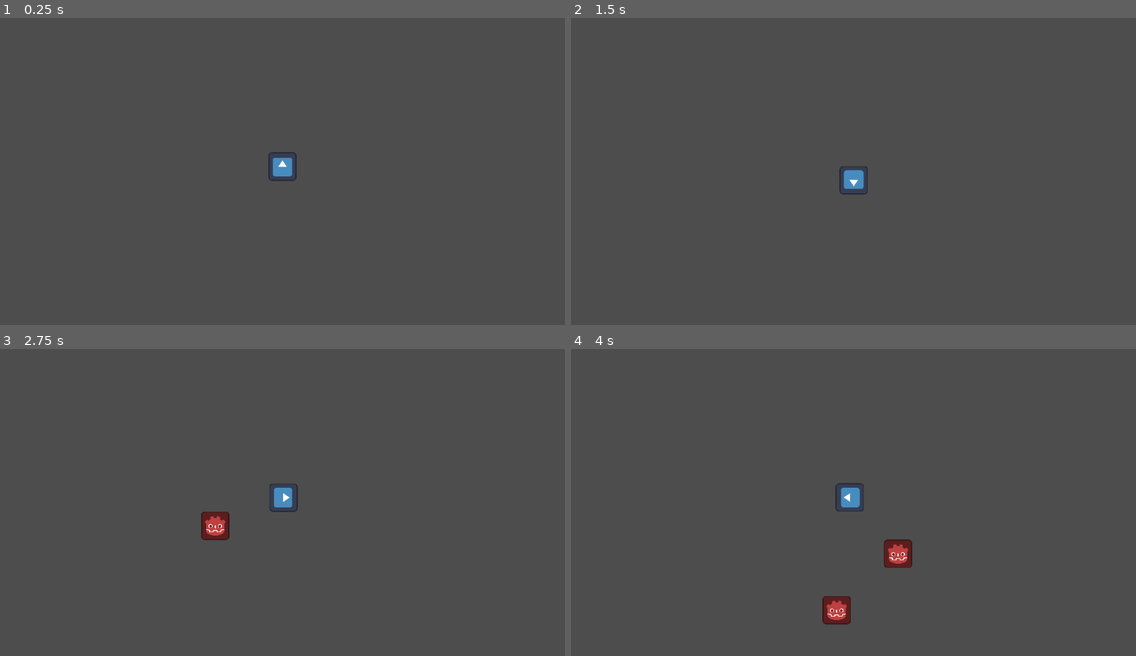
Above: before the commit, frames 1-4 (two rows, left to right).
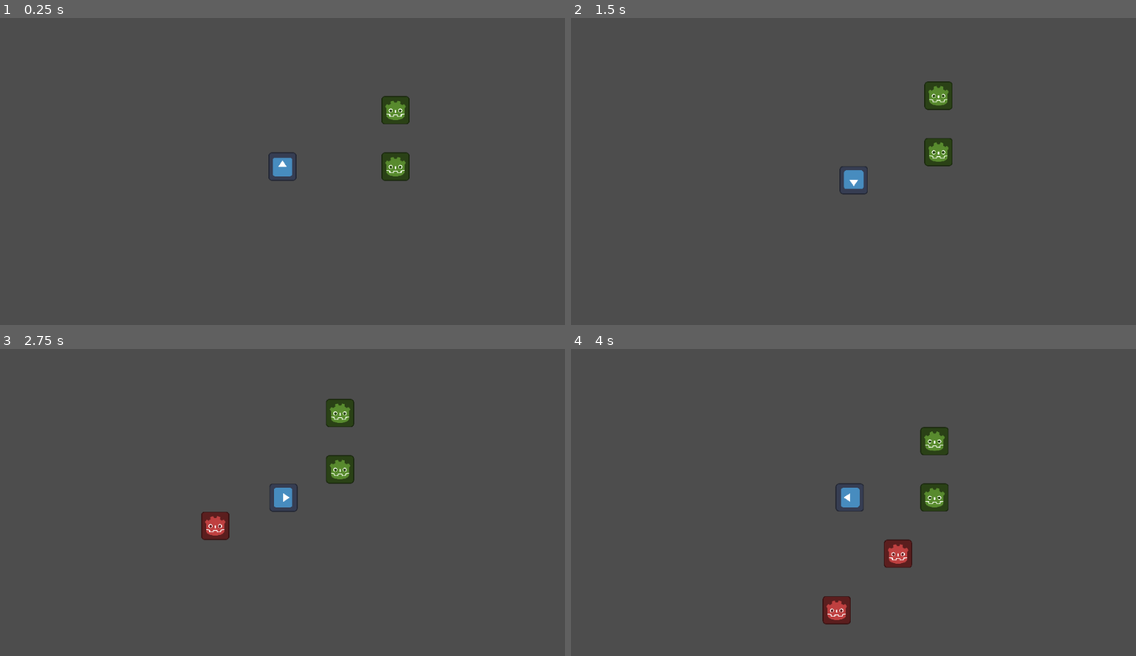
Above: after the commit, the same moments.

Repository: colejparker/brackeysgamejam2026_1
Game: Godot game, scene res://src/game.tscn
The game is run twice, just before and just after one commit, with the same random seed, the same clock (stepped at 60 frames per second) and the same inputs. The engine's default icon, where the game draws it, is replaced by a stand-in: a white triangle on a blue panel in a dark square.
Inputs:
- Up to frame 1 (0.25 s): no input
- Up to frame 2 (1.5 s): tap Enter at 0.5 s; hold Right (moveRight) 0.53-1.28 s; hold Down (moveDown) from 1.28 s (still down)
- Up to frame 3 (2.75 s): release Down (moveDown) at 2.03 s; hold Right (moveRight) from 2.03 s (still down)
- Up to frame 4 (4 s): release Right (moveRight) at 2.78 s; hold Up (moveUp) 2.78-3.53 s; hold Left (moveLeft) from 3.53 s (still down)

The runs differ from the first frame. In frame 1, 0.9% of the frame differs, in the area x 67-73%, y 25-53%; in frame 2, 0.9%; in frame 3, 0.9%, in the area x 57-63%, y 16-45%; in frame 4, 0.9%.

Commit message:
Add stationary obstacles and bird shadows

Diff:
--- a/brackeysgamejam-2026-1/src/bugger/bugger.tscn
+++ b/brackeysgamejam-2026-1/src/bugger/bugger.tscn
@@ -1,36 +1,58 @@
-[gd_scene load_steps=4 format=3 uid="uid://44mpsq4lktra"]
+[gd_scene format=3 uid="uid://44mpsq4lktra"]
 
 [ext_resource type="PackedScene" uid="uid://bkr6mptfitvp6" path="res://src/bugger/player/bugger_player.tscn" id="1_wb1gv"]
 [ext_resource type="PackedScene" uid="uid://bm4x8vn2jgal" path="res://src/bugger/obstacles/obstacle_spawner.tscn" id="2_spawner"]
 [ext_resource type="PackedScene" uid="uid://c8qy7xvh2jf8k" path="res://src/bugger/obstacles/enemy_bug.tscn" id="3_obstacle"]
+[ext_resource type="PackedScene" uid="uid://ba6b8icfowbf2" path="res://src/bugger/obstacles/enemy_bird.tscn" id="4_8imaq"]
+[ext_resource type="PackedScene" uid="uid://dsnre2kwayk2" path="res://src/bugger/obstacles/obstacle_stationary.tscn" id="5_w4mas"]
+[ext_resource type="Texture2D" uid="uid://djddk0ce0ntmc" path="res://enemy_green.png" id="6_q80gb"]
 
-[node name="Bugger" type="Node"]
+[node name="Bugger" type="Node" unique_id=2105268280]
 
-[node name="BuggerPlayer" parent="." instance=ExtResource("1_wb1gv")]
+[node name="BuggerPlayer" parent="." unique_id=2047397625 instance=ExtResource("1_wb1gv")]
 
-[node name="ObstacleLayer" type="Node2D" parent="."]
+[node name="SpawnerLayer" type="Node2D" parent="." unique_id=1955122083]
 
-[node name="Spawner_1" parent="ObstacleLayer" instance=ExtResource("2_spawner")]
+[node name="Spawner_1" parent="SpawnerLayer" unique_id=766132796 instance=ExtResource("2_spawner")]
 position = Vector2(-32, 64)
 obstacle_scene = ExtResource("3_obstacle")
 spawn_interval = 2.5
 obstacle_speed = 80.0
 
-[node name="Spawner_2" parent="ObstacleLayer" instance=ExtResource("2_spawner")]
+[node name="Spawner_2" parent="SpawnerLayer" unique_id=1931560277 instance=ExtResource("2_spawner")]
 position = Vector2(672, 96)
 obstacle_scene = ExtResource("3_obstacle")
 spawn_direction = "Left"
 obstacle_speed = 100.0
 
-[node name="Spawner_3" parent="ObstacleLayer" instance=ExtResource("2_spawner")]
+[node name="Spawner_3" parent="SpawnerLayer" unique_id=585018939 instance=ExtResource("2_spawner")]
 position = Vector2(-32, 128)
 obstacle_scene = ExtResource("3_obstacle")
 spawn_interval = 3.0
 obstacle_speed = 50.0
 
-[node name="Spawner_4" parent="ObstacleLayer" instance=ExtResource("2_spawner")]
+[node name="Spawner_4" parent="SpawnerLayer" unique_id=384727631 instance=ExtResource("2_spawner")]
 position = Vector2(672, 160)
 obstacle_scene = ExtResource("3_obstacle")
 spawn_direction = "Left"
 spawn_interval = 1.8
 obstacle_speed = 120.0
+
+[node name="Spawner_Shadow" parent="SpawnerLayer" unique_id=826405212 instance=ExtResource("2_spawner")]
+position = Vector2(320, -96)
+obstacle_scene = ExtResource("4_8imaq")
+spawn_direction = "Left"
+spawn_interval = 10.0
+obstacle_speed = 30.0
+
+[node name="ObstacleLayer" type="Node2D" parent="." unique_id=1486570201]
+
+[node name="EnemyStationary" parent="ObstacleLayer" unique_id=844447813 instance=ExtResource("5_w4mas")]
+position = Vector2(128, 0)
+sprite_texture = ExtResource("6_q80gb")
+is_lethal = false
+
+[node name="EnemyStationary2" parent="ObstacleLayer" unique_id=1799574267 instance=ExtResource("5_w4mas")]
+position = Vector2(128, -64)
+sprite_texture = ExtResource("6_q80gb")
+is_lethal = false
--- /dev/null
+++ b/brackeysgamejam-2026-1/src/bugger/obstacles/enemy_bird.tscn
@@ -0,0 +1,18 @@
+[gd_scene format=3 uid="uid://ba6b8icfowbf2"]
+
+[ext_resource type="Script" uid="uid://buih6uh4p0yjv" path="res://src/bugger/obstacles/obstacle.gd" id="1_f06gs"]
+[ext_resource type="Texture2D" uid="uid://bn048cb32020h" path="res://enemy_shadow.png" id="2_f06gs"]
+
+[sub_resource type="RectangleShape2D" id="RectangleShape2D_obstacle"]
+size = Vector2(119, 120)
+
+[node name="EnemyBird" type="Area2D" unique_id=877969813]
+script = ExtResource("1_f06gs")
+speed = 12.0
+
+[node name="Sprite2D" type="Sprite2D" parent="." unique_id=523284118]
+texture = ExtResource("2_f06gs")
+
+[node name="CollisionShape2D" type="CollisionShape2D" parent="." unique_id=1184980714]
+position = Vector2(0.5, 0)
+shape = SubResource("RectangleShape2D_obstacle")
--- a/brackeysgamejam-2026-1/src/bugger/obstacles/obstacle.gd
+++ b/brackeysgamejam-2026-1/src/bugger/obstacles/obstacle.gd
@@ -1,12 +1,24 @@
 extends Area2D
 
+@export var sprite_texture: Texture2D
 @export_enum("Left", "Right", "Up", "Down") var direction: String = "Right"
 @export var speed: float = 64.0
+@export var is_lethal: bool = true
 
 var velocity: Vector2 = Vector2.ZERO
 
 func _ready():
-	collision_layer = 2
+	if sprite_texture != null and has_node("Sprite2D"):
+		$Sprite2D.texture = sprite_texture
+
+	if is_lethal:
+		collision_layer = 2
+		add_to_group("enemies")
+	else:
+		collision_layer = 4
+		add_to_group("obstacles")
+
+
 	collision_mask = 1
 
 	match direction:
@@ -29,5 +41,5 @@
 	global_position += velocity * delta
 
 func _on_body_entered(body: Node2D):
-	if body.has_method("die"):
+	if is_lethal and body.has_method("die"):
 		body.die()
--- /dev/null
+++ b/brackeysgamejam-2026-1/src/bugger/obstacles/obstacle_stationary.tscn
@@ -0,0 +1,18 @@
+[gd_scene format=3 uid="uid://dsnre2kwayk2"]
+
+[ext_resource type="Script" uid="uid://buih6uh4p0yjv" path="res://src/bugger/obstacles/obstacle.gd" id="1_6wk25"]
+[ext_resource type="Texture2D" uid="uid://ua3552vsx1d8" path="res://enemy.png" id="2_am71e"]
+
+[sub_resource type="RectangleShape2D" id="RectangleShape2D_obstacle"]
+size = Vector2(30, 30)
+
+[node name="EnemyStationary" type="Area2D" unique_id=844447813]
+script = ExtResource("1_6wk25")
+speed = 0.0
+
+[node name="Sprite2D" type="Sprite2D" parent="." unique_id=1704416990]
+scale = Vector2(0.25, 0.25)
+texture = ExtResource("2_am71e")
+
+[node name="CollisionShape2D" type="CollisionShape2D" parent="." unique_id=1013835858]
+shape = SubResource("RectangleShape2D_obstacle")
--- a/brackeysgamejam-2026-1/src/bugger/player/bugger_player.gd
+++ b/brackeysgamejam-2026-1/src/bugger/player/bugger_player.gd
@@ -4,7 +4,7 @@
 @onready var sprite_2d: Sprite2D = $Sprite2D
 const GRID_SIZE: int = 32
 const MOVE_TWEEN_DURATION: float = 0.1
-const START_POS: Vector2 = Vector2(624.0, 704.0)
+const START_POS: Vector2 = Vector2.ZERO
 
 var target_position: Vector2  = Vector2.ZERO
 
@@ -19,7 +19,7 @@
 	target_position = global_position
 
 	collision_layer = 1
-	collision_mask = 2
+	collision_mask = 2 | 4
 
 func _process(_delta):
 	if (is_moving || is_resetting):
@@ -27,8 +27,10 @@
 	var input_dir: Vector2 = _get_input_direction()
 	if (input_dir != Vector2.ZERO):
 		var new_position: Vector2 = (global_position + input_dir * GRID_SIZE)
-		_start_move_to(new_position)
-		global_position = global_position.snapped(Vector2(GRID_SIZE, GRID_SIZE))
+
+		if not _is_position_blocked(new_position):
+			_start_move_to(new_position)
+			global_position = global_position.snapped(Vector2(GRID_SIZE, GRID_SIZE))
 
 func _get_input_direction() -> Vector2:
 	if (Input.is_action_just_pressed("moveUp")):
@@ -58,7 +60,18 @@
 
 func _on_move_tween_complete():
 	is_moving = false
-	collision_mask = 2
+	collision_mask = 2 | 4
+
+func _is_position_blocked(pos: Vector2) -> bool:
+	var space_state = get_world_2d().direct_space_state
+	var query = PhysicsPointQueryParameters2D.new()
+	query.position = pos
+	query.collision_mask = 4
+	query.collide_with_areas = true
+	query.collide_with_bodies = false
+
+	var result = space_state.intersect_point(query)
+	return result.size() > 0
 
 func die():
 	if is_resetting:
@@ -74,7 +87,6 @@
 func reset_position():
 	global_position = START_POS
 	target_position = START_POS
-	sprite_2d.modulate = Color.WHITE
 	is_resetting = false
 	is_moving = false
 
--- a/brackeysgamejam-2026-1/src/bugger/player/bugger_player.tscn
+++ b/brackeysgamejam-2026-1/src/bugger/player/bugger_player.tscn
@@ -1,20 +1,20 @@
-[gd_scene load_steps=4 format=3 uid="uid://bkr6mptfitvp6"]
+[gd_scene format=3 uid="uid://bkr6mptfitvp6"]
 
 [ext_resource type="Script" uid="uid://bum24225kggkt" path="res://src/bugger/player/bugger_player.gd" id="1_2tvdx"]
 [ext_resource type="Texture2D" uid="uid://c7jcaonogiwiu" path="res://icon.svg" id="1_upnm8"]
 
 [sub_resource type="RectangleShape2D" id="RectangleShape2D_upnm8"]
-size = Vector2(32, 32)
+size = Vector2(30, 30)
 
-[node name="BuggerPlayer" type="CharacterBody2D"]
+[node name="BuggerPlayer" type="CharacterBody2D" unique_id=2142677464]
 script = ExtResource("1_2tvdx")
 
-[node name="Sprite2D" type="Sprite2D" parent="."]
+[node name="Sprite2D" type="Sprite2D" parent="." unique_id=1289994634]
 scale = Vector2(0.25, 0.25)
 texture = ExtResource("1_upnm8")
 
-[node name="CollisionShape2D" type="CollisionShape2D" parent="."]
+[node name="CollisionShape2D" type="CollisionShape2D" parent="." unique_id=1800468807]
 shape = SubResource("RectangleShape2D_upnm8")
 
-[node name="Camera2D" type="Camera2D" parent="."]
+[node name="Camera2D" type="Camera2D" parent="." unique_id=183733717]
 position_smoothing_enabled = true
--- a/brackeysgamejam-2026-1/src/game.tscn
+++ b/brackeysgamejam-2026-1/src/game.tscn
@@ -4,4 +4,4 @@
 
 [node name="Game" type="Node" unique_id=560895814]
 
-[node name="Bugger" parent="." unique_id=430919850 instance=ExtResource("1_7uq6d")]
+[node name="Bugger" parent="." unique_id=1415637452 instance=ExtResource("1_7uq6d")]
Binary file added: brackeysgamejam-2026-1/enemy_green.png
Not shown, added: brackeysgamejam-2026-1/enemy_green.png.import
Binary file added: brackeysgamejam-2026-1/enemy_shadow.png
Not shown, added: brackeysgamejam-2026-1/enemy_shadow.png.import
